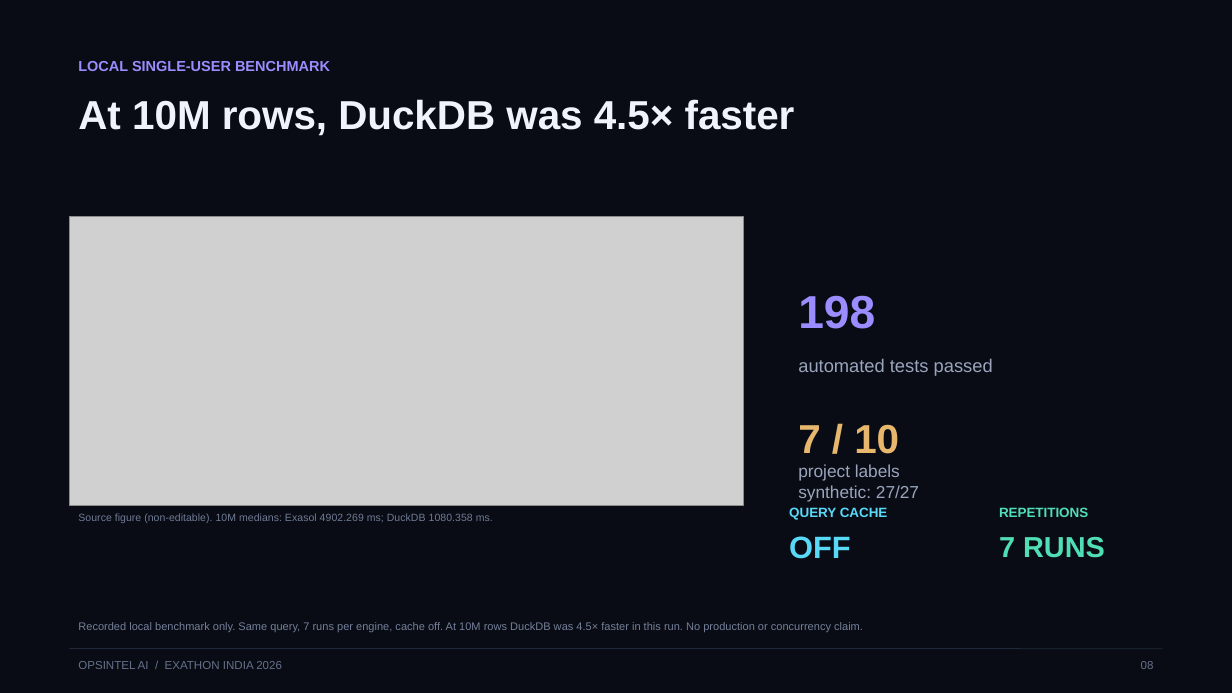
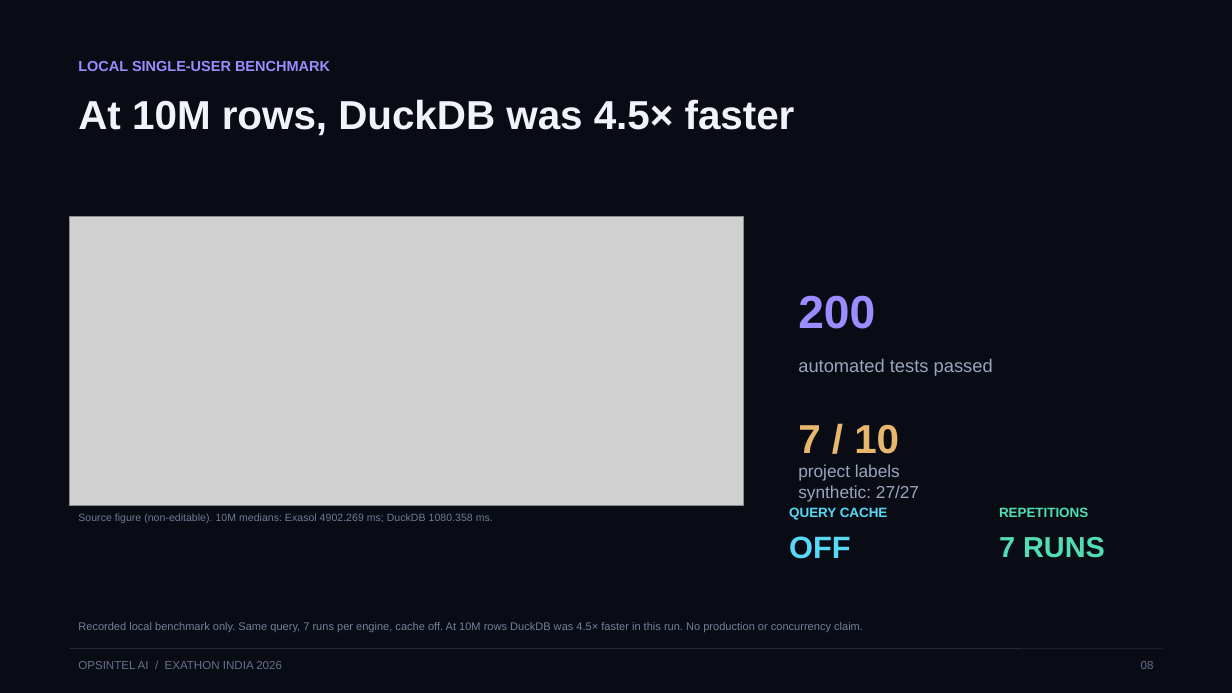
Before and after one commit to Anafa-thabassum/opsintel-ai, a slide deck: slide 8 of submission/opsintel-ai-pitch-deck.pptx. Drawn at 1232x693 pixels with LibreOffice and Linux fonts; fonts in the diff are those of the drawing; grey boxes stand for pictures. Boxes give left, top, right and bottom in pixels: in the first picture for what was removed or moved away, otherwise in the second. Text is boxed around its words. In the diff, an @@ line names an element or a change of style, - is before the commit and + after.

```diff
--- a/submission/opsintel-ai-pitch-deck.pptx
+++ b/submission/opsintel-ai-pitch-deck.pptx
@@ text at (798,295,875,329): text changed @@
-198
+200
```
Also in this commit, not shown: 1 other slide changed, 3 other files.
